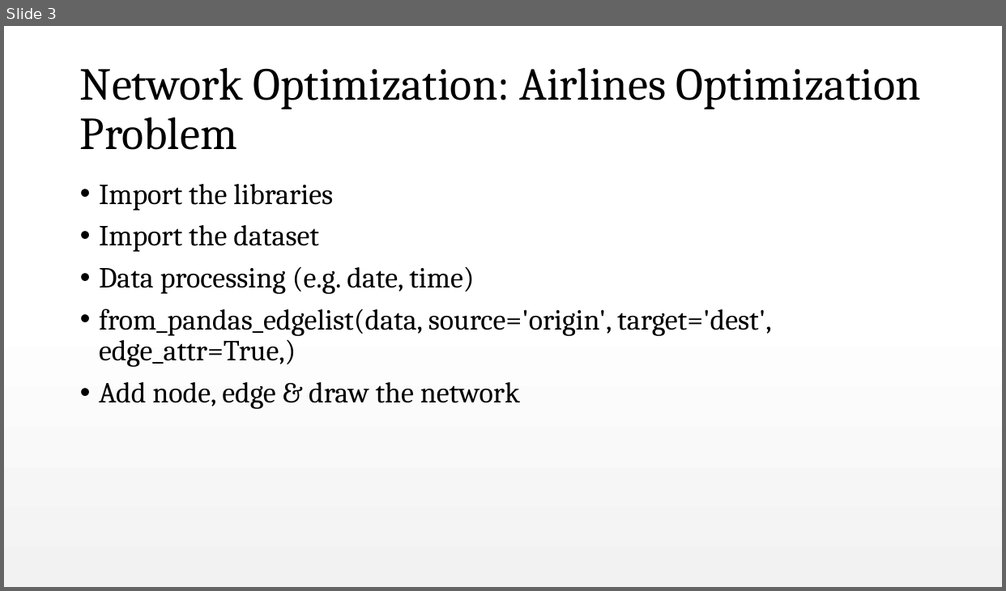
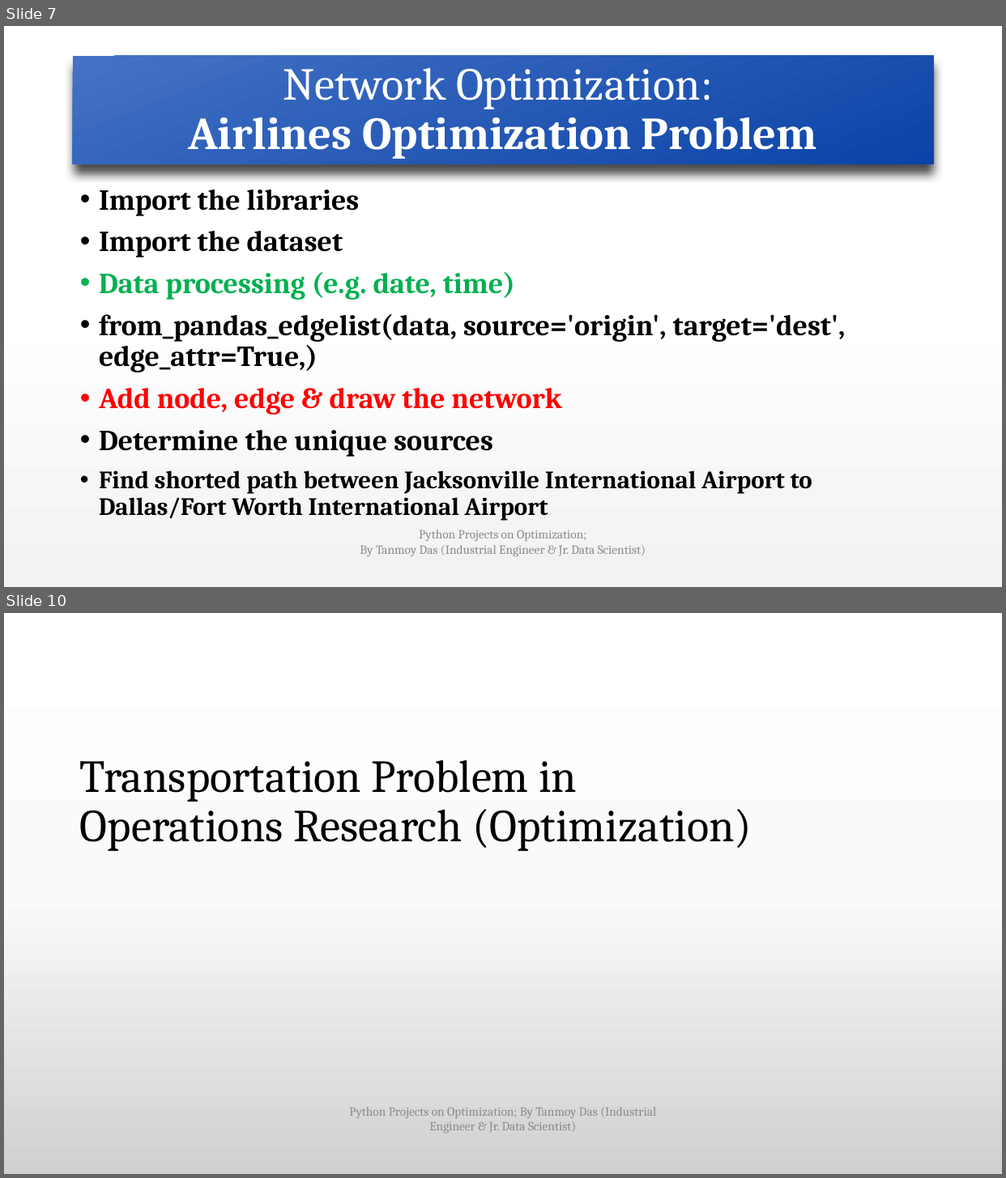
Before and after one commit to tanmoyie/Operations-Research-Theory, a slide deck: Python Projects on Optimization (Explanation).pptx. Shown one above the other, each under a label of ours: slide 3 before the commit, slides 7 and 10 after it; the slides between them are not shown. The pictures are 1006x591 and 1006x1178 pixels, drawn with LibreOffice and Linux fonts; fonts in the diff are those of the drawing. Boxes give left, top, right and bottom in pixels: in the first picture for what was removed or moved away, otherwise in the second. Text is boxed around its words. In the diff, an @@ line names an element or a change of style, - is before the commit and + after.

Commit message:
Python Projects on Optimization

```diff
--- a/Python Projects on Optimization (Explanation).pptx
+++ b/Python Projects on Optimization (Explanation).pptx
@@ slide 10 added at bbox=[4, 613, 1002, 1174], background gradient #FFFFFF to #FBFBFB to #D1D1D1 @@
@@ title added at bbox=[80, 760, 752, 851], 44 pt, text #000000 @@
+Transportation Problem in
+Operations Research (Optimization)
@@ text added at bbox=[349, 1107, 656, 1133], 12 pt, text #8C8C8C @@
+Python Projects on Optimization; By Tanmoy Das (Industrial Engineer & Jr. Data Scientist)
@@ what was slide 3 is now slide 7 @@
@@ slide 7 changed as well @@
@@ title "Network Optimization: Airlines Optimization Problem": place and size @@
-title "Network Optimization: Airlines Optimization Problem" at bbox=[80, 67, 921, 150]
+title "Network Optimization: Airlines Optimization Problem" at bbox=[73, 56, 934, 165]
@@ title "Network Optimization: Airlines Optimization Problem" at bbox=[73, 56, 934, 165]: text colour #000000 to #FFFFFF; bold on in "Airlines Optimization Problem"; alignment left to centre; fill none to gradient #4472C4 to #0B44A9; shadow on @@
@@ text at bbox=[99, 190, 846, 415]: bold on in "Import the libraries", "Import the dataset", "Data processing (e.g. date, time)", "from_pandas_edgelist(data, source='origin', target='dest', e ..." and 1 more places; text colour #000000 to #00B050 in "Data processing (e.g. date, time)"; text colour #000000 to #FF0000 in "Add node, edge & draw the network" @@
@@ text at bbox=[99, 430, 812, 521]: paragraphs added @@
+• Determine the unique sources
+• Find shorted path between Jacksonville International Airport to Dallas/Fort Worth International Airport
@@ text added at bbox=[360, 530, 646, 557], 12 pt, text #8C8C8C @@
+Python Projects on Optimization;
+By Tanmoy Das (Industrial Engineer & Jr. Data Scientist)
```
Also in this commit, not shown: 2 other slides changed, 16 other slides added, 4 other files.
